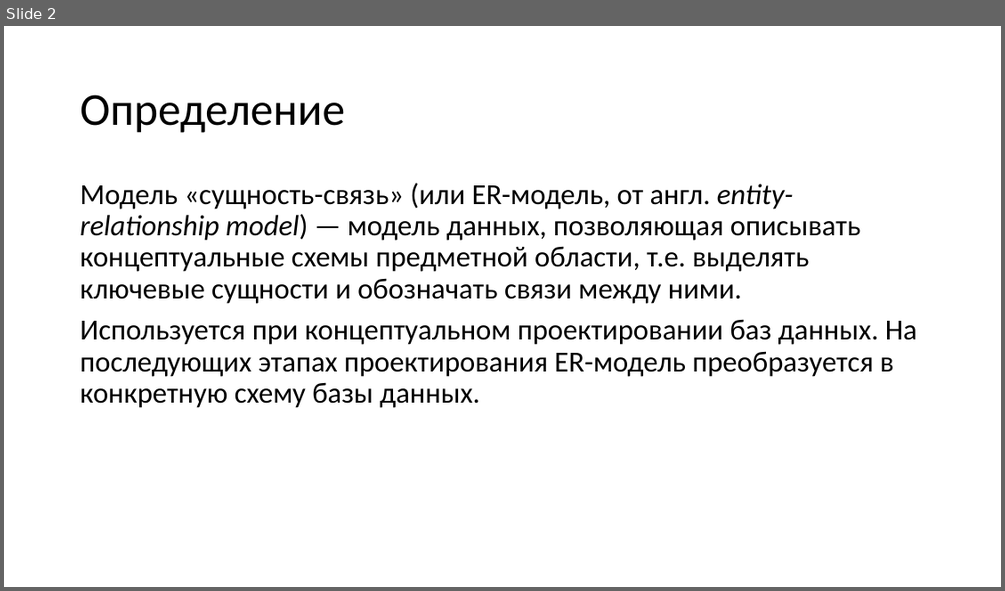
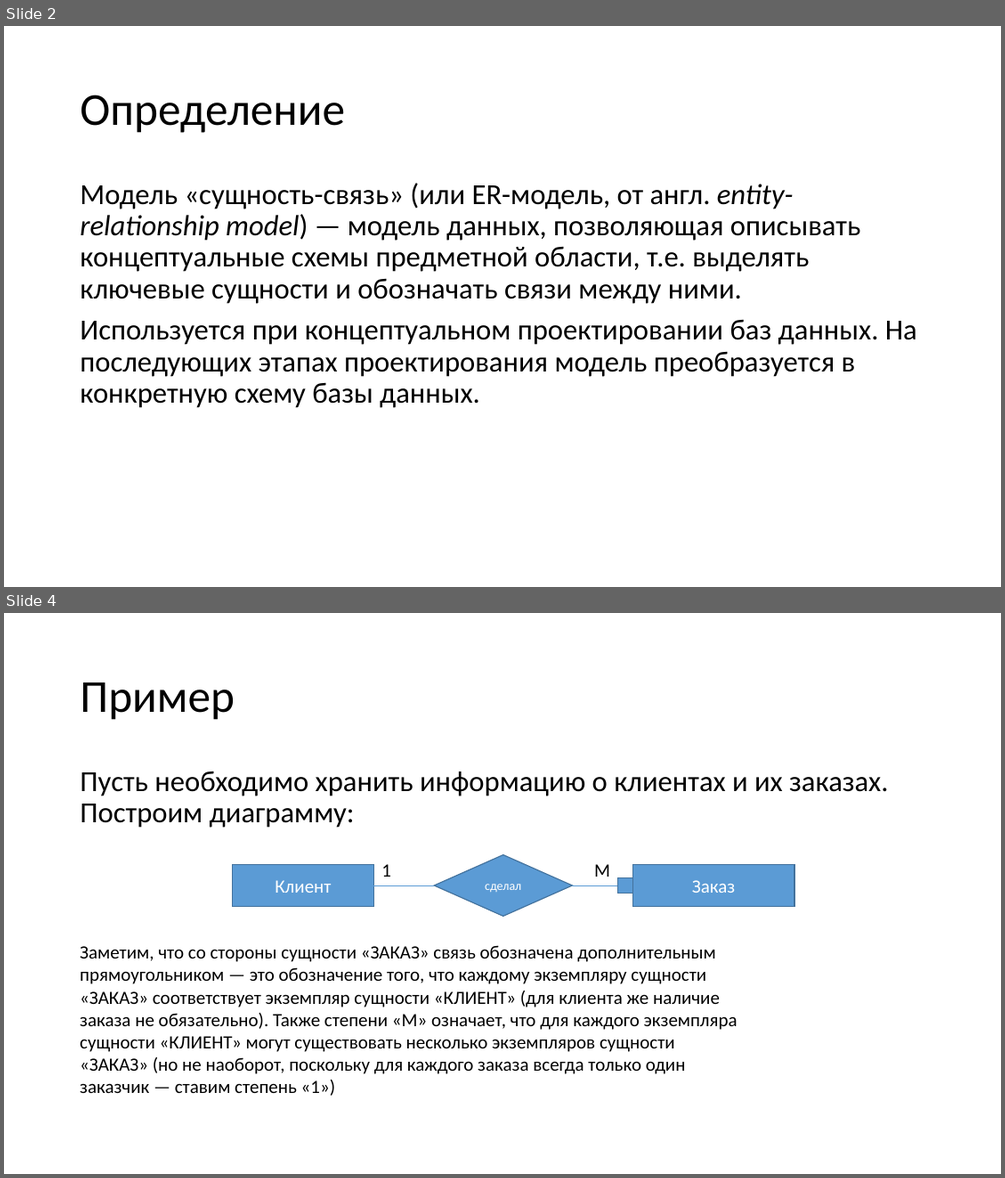
Before and after one commit to avdosev/DataBasePresentations, a slide deck: Модель сущность связь/Презентация.pptx. Shown one above the other, each under a label of ours: slide 2 before the commit, slides 2 and 4 after it; the slides between them are not shown. The pictures are 1005x591 and 1005x1178 pixels, drawn with LibreOffice and Linux fonts; fonts in the diff are those of the drawing. Boxes give left, top, right and bottom in pixels: in the first picture for what was removed or moved away, otherwise in the second. Text is boxed around its words. In the diff, an @@ line names an element or a change of style, - is before the commit and + after.

```diff
--- a/Модель сущность связь/Презентация.pptx
+++ b/Модель сущность связь/Презентация.pptx
@@ slide 4 added at (4,613,1001,1174), background #FFFFFF @@
@@ title added at (80,682,235,720), 44 pt, text #000000 @@
+Пример
@@ text added at (80,771,888,827), 28 pt, text #000000 @@
+Пусть необходимо хранить информацию о клиентах и их заказах. Построим диаграмму:
@@ rectangle added at (233,865,374,906), fill #5B9BD5, outline #43739E 1 pt, 18 pt, text #FFFFFF @@
+Клиент
@@ text added at (381,864,391,876), 18 pt, text #000000 @@
+1
@@ diamond added at (434,854,573,916), fill #5B9BD5, outline #43739E 1 pt, 12 pt, text #FFFFFF @@
+сделал
@@ text added at (594,864,610,876), 18 pt, text #000000 @@
+М
@@ rectangle added at (618,877,633,893), fill #5B9BD5, outline #43739E 1 pt @@
@@ rectangle added at (633,865,794,906), fill #5B9BD5, outline #43739E 1 pt, 18 pt, text #FFFFFF @@
+Заказ
@@ line added from (373, 885) to (434, 885), #5B9BD5 0.5 pt @@
@@ arrow added from (573, 885) to (633, 885), #5B9BD5 0.5 pt @@
@@ text added at (80,945,737,1095), 18 pt, text #000000 @@
+Заметим, что со стороны сущности «ЗАКАЗ» связь обозначена дополнительным прямоугольником — это обозначение того, что каждому экземпляру сущности «ЗАКАЗ» соответствует экземпляр сущности «КЛИЕНТ» (для клиента же наличие заказа не обязательно). Также степени «М» означает, что для каждого экземпляра сущности «КЛИЕНТ» могут существовать несколько экземпляров сущности «ЗАКАЗ» (но не наоборот, поскольку для каждого заказа всегда только один заказчик — ставим степень «1»)
@@ slide 2 changed as well @@
@@ text at (80,320,917,408): text changed @@
-Используется при концептуальном проектировании баз данных. На последующих этапах проектирования ER-модель преобразуется в конкретную схему базы данных.
+Используется при концептуальном проектировании баз данных. На последующих этапах проектирования модель преобразуется в конкретную схему базы данных.
```
Also in this commit, not shown: 2 other slides changed, 5 other slides added, 2 slides removed.
